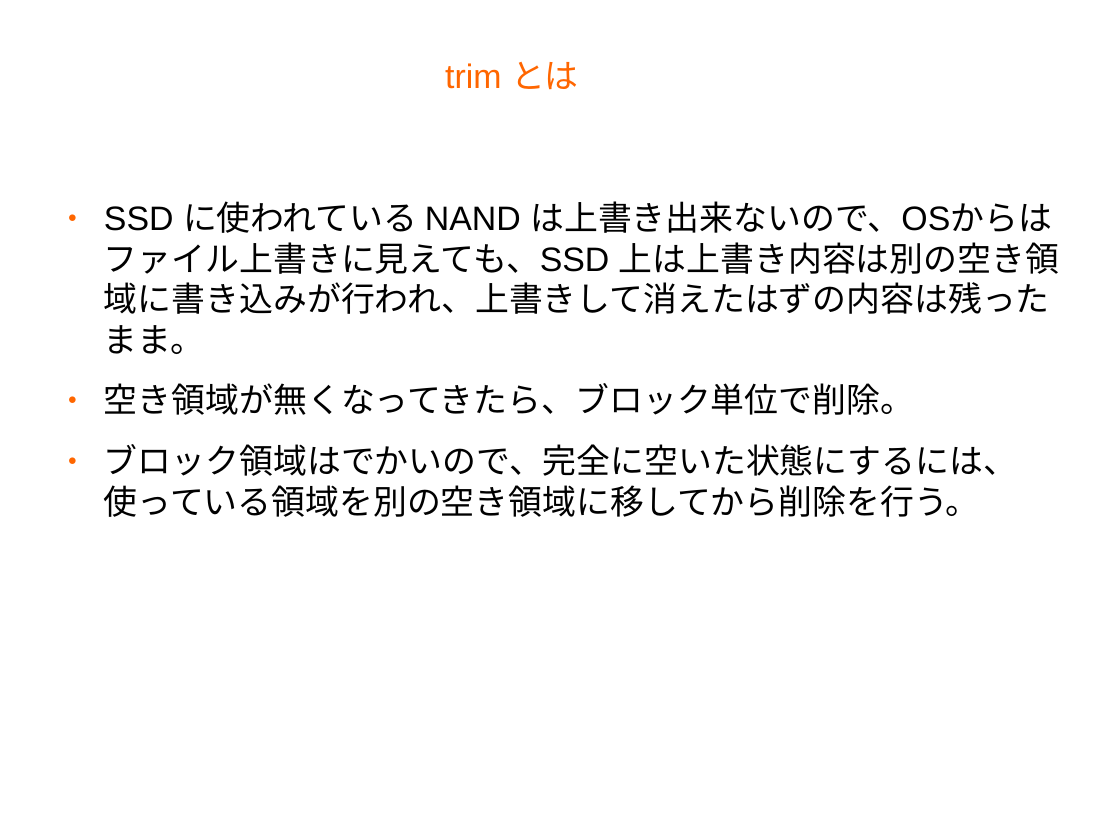
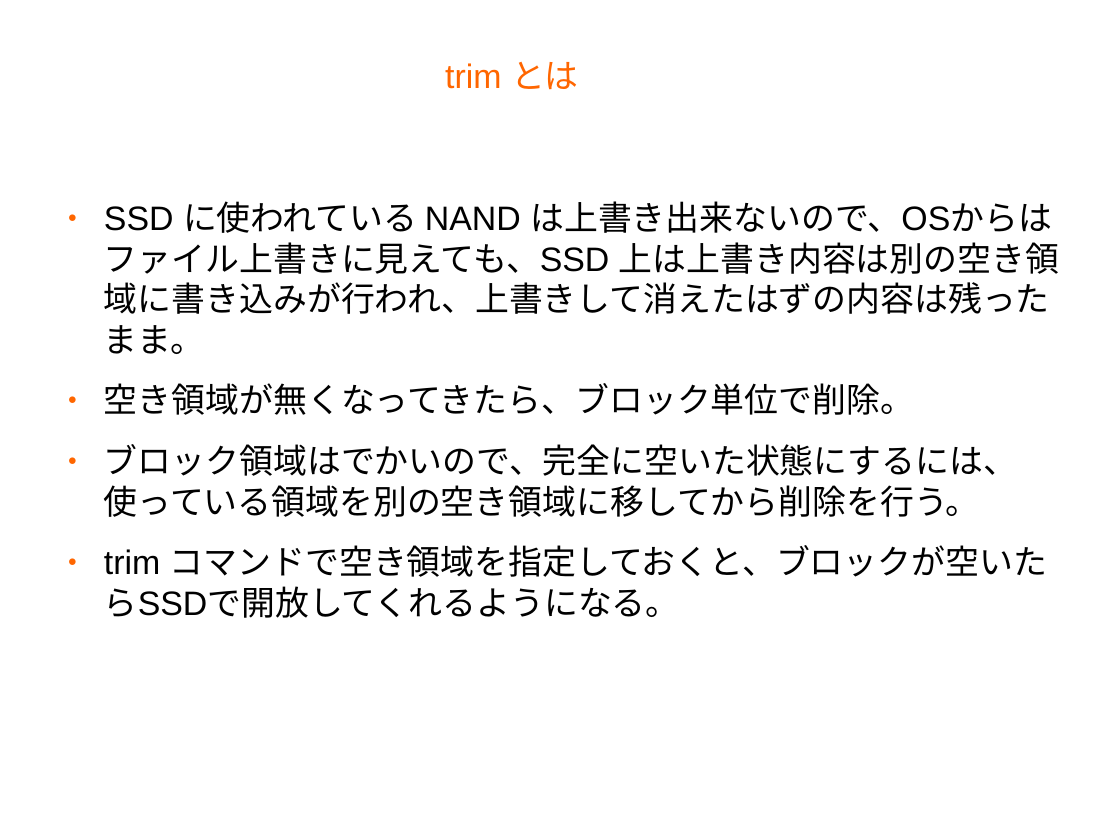
Before and after one commit to s-mitu/Documents, a slide deck: slide 2 of Slides/trimの作法.odp. Drawn at 1120x840 pixels with LibreOffice and Linux fonts; fonts in the diff are those of the drawing; background and template pictures are left out. Boxes give left, top, right and bottom in pixels: in the first picture for what was removed or moved away, otherwise in the second. Text is boxed around its words. In the diff, an @@ line names an element or a change of style, - is before the commit and + after.

```diff
--- a/Slides/trimの作法.odp
+++ b/Slides/trimの作法.odp
@@ text at box(104, 545, 1047, 618): paragraph added @@
+● trim コマンドで空き領域を指定しておくと、ブロックが空いたらSSDで開放してくれるようになる。
```
Also in this commit, not shown: 1 other slide changed, 4 slides added, 1 slide removed.
